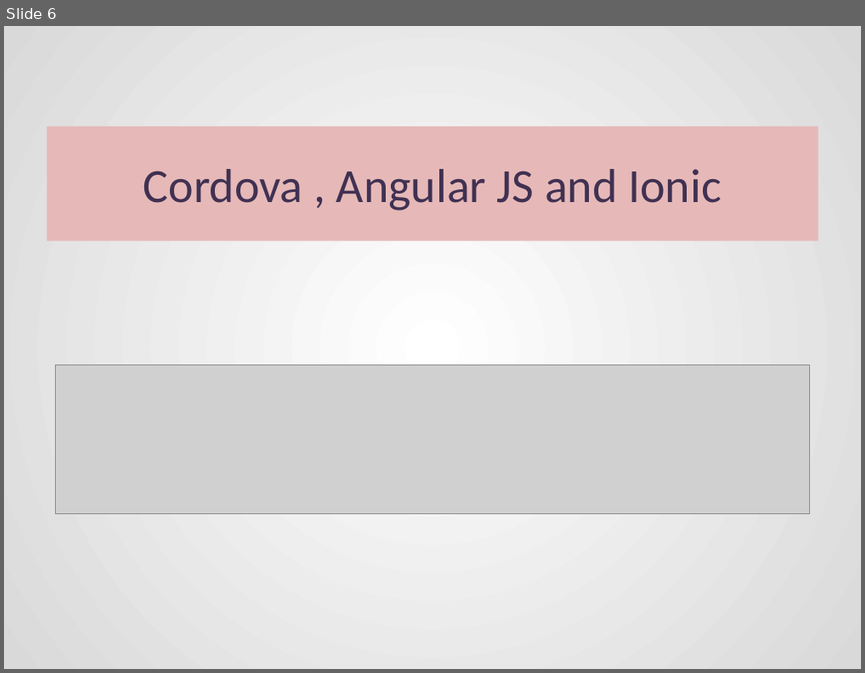
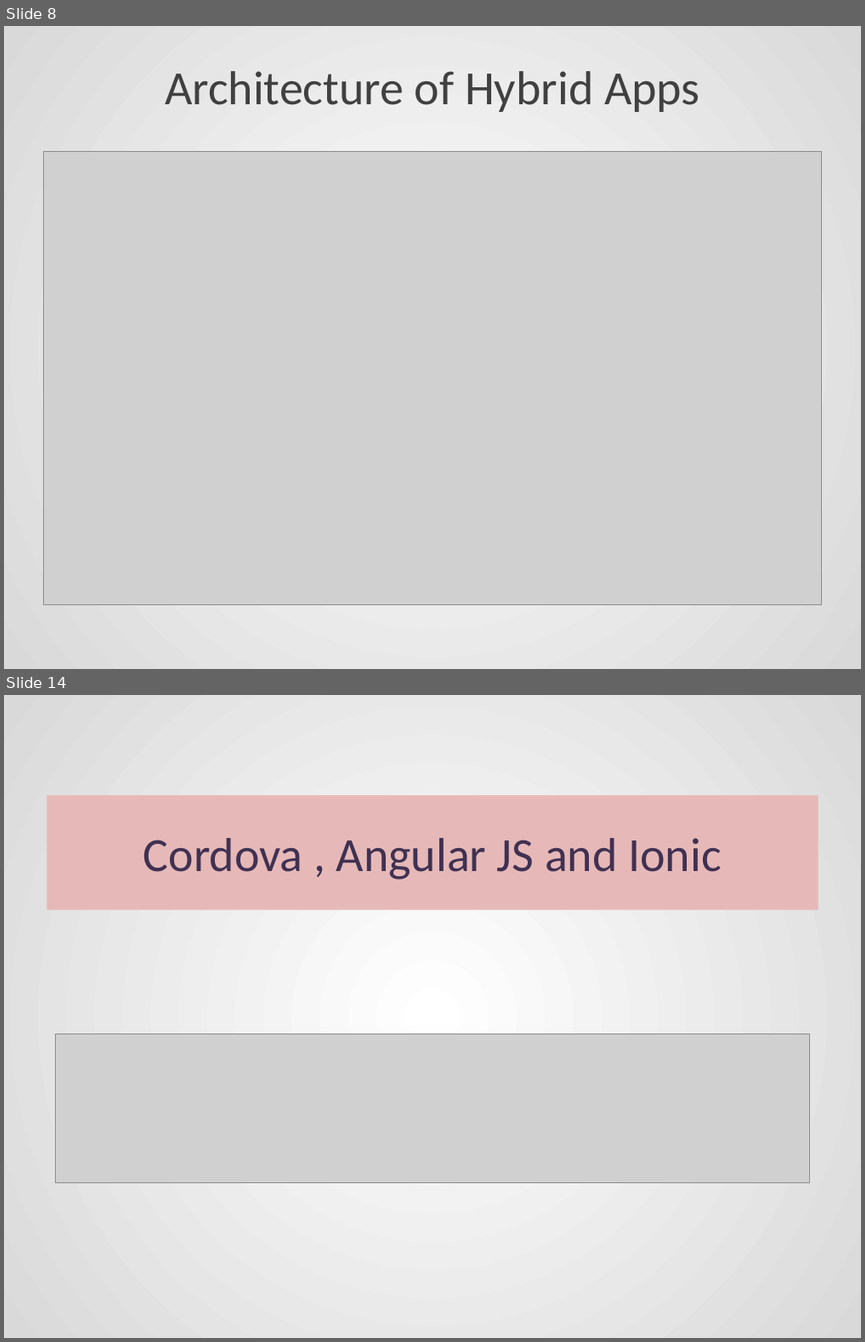
Before and after one commit to sanketrd09/collegepptwork, a slide deck: HybridApp-powerpoint.pptx. Shown one above the other, each under a label of ours: slide 6 before the commit, slides 8 and 14 after it; the slides between them are not shown. The pictures are 865x673 and 865x1342 pixels, drawn with LibreOffice and Linux fonts; fonts in the diff are those of the drawing; grey boxes stand for pictures. Boxes give left, top, right and bottom in pixels: in the first picture for what was removed or moved away, otherwise in the second. Text is boxed around its words. In the diff, an @@ line names an element or a change of style, - is before the commit and + after.

```diff
--- a/HybridApp-powerpoint.pptx
+++ b/HybridApp-powerpoint.pptx
@@ slide 8 added at <box>4,26,861,669</box>, background gradient #FFFFFF to #D9D9D9 @@
@@ title added at <box>165,71,700,112</box>, 40 pt, text #404040 @@
+Architecture of Hybrid Apps
@@ picture added at <box>43,151,821,604</box> @@
@@ what was slide 6 is now slide 14 @@
```
Also in this commit, not shown: 3 slides changed, 7 other slides added, 2 other files.
